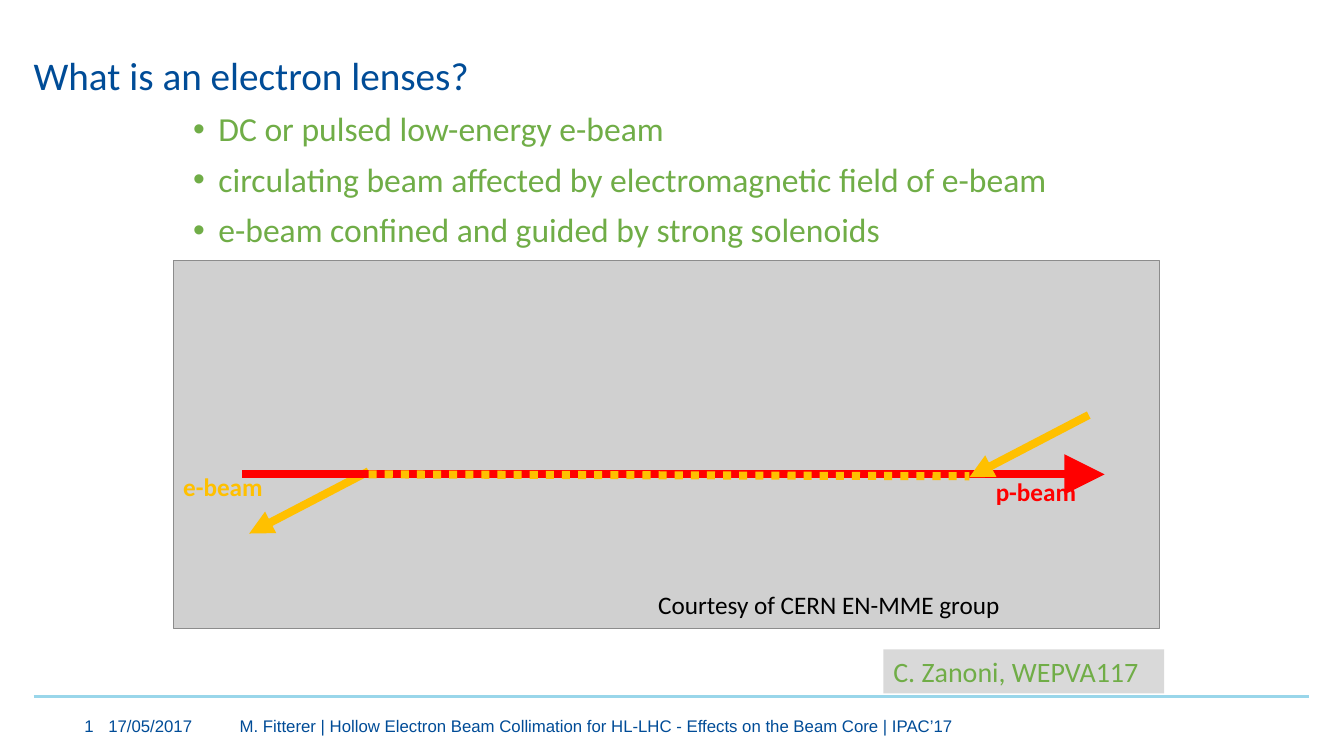
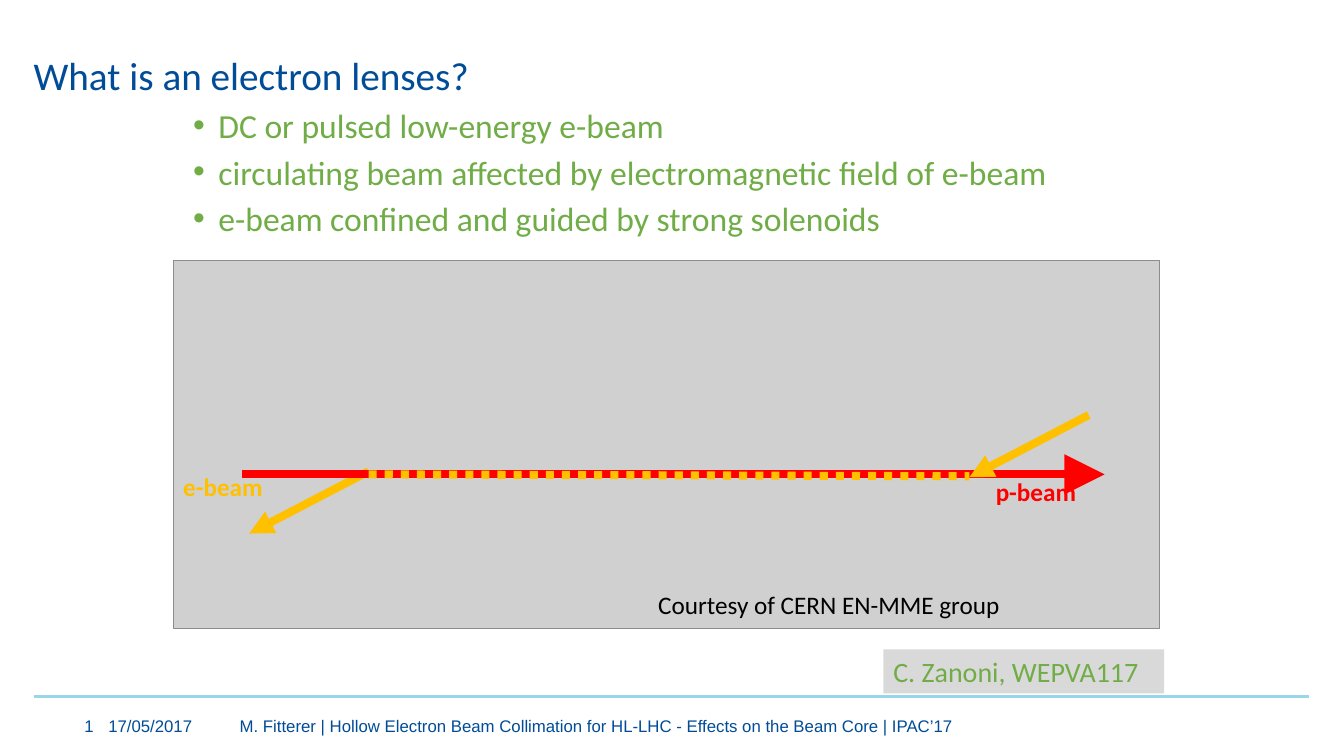
Before and after one commit to mfittere/res-ex-prstab, a slide deck: slide 1 of Pictures.pptx. Drawn at 1344x756 pixels with LibreOffice and Linux fonts; fonts in the diff are those of the drawing; grey boxes stand for pictures. Boxes give left, top, right and bottom in pixels: in the first picture for what was removed or moved away, otherwise in the second. Text is boxed around its words. In the diff, an @@ line names an element or a change of style, - is before the commit and + after.

```diff
--- a/Pictures.pptx
+++ b/Pictures.pptx
@@ text "DC or pulsed low-energy e-beam" at (x1=218, y1=114, x2=1046, y2=237): line spacing 0.9 to 0.8 @@
```
Also in this commit, not shown: 2 other slides changed, 1 slide removed, 12 other files.
